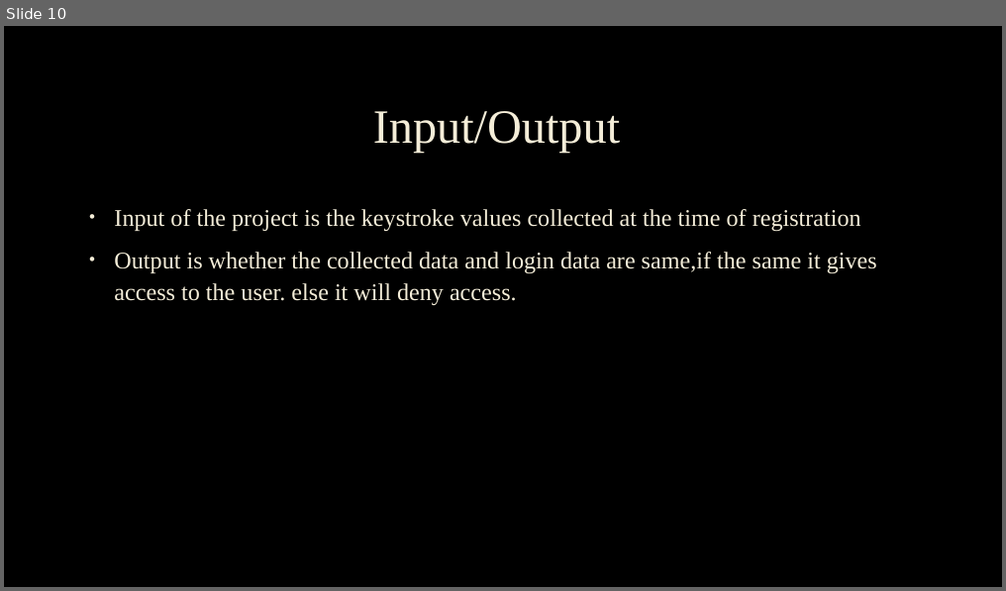
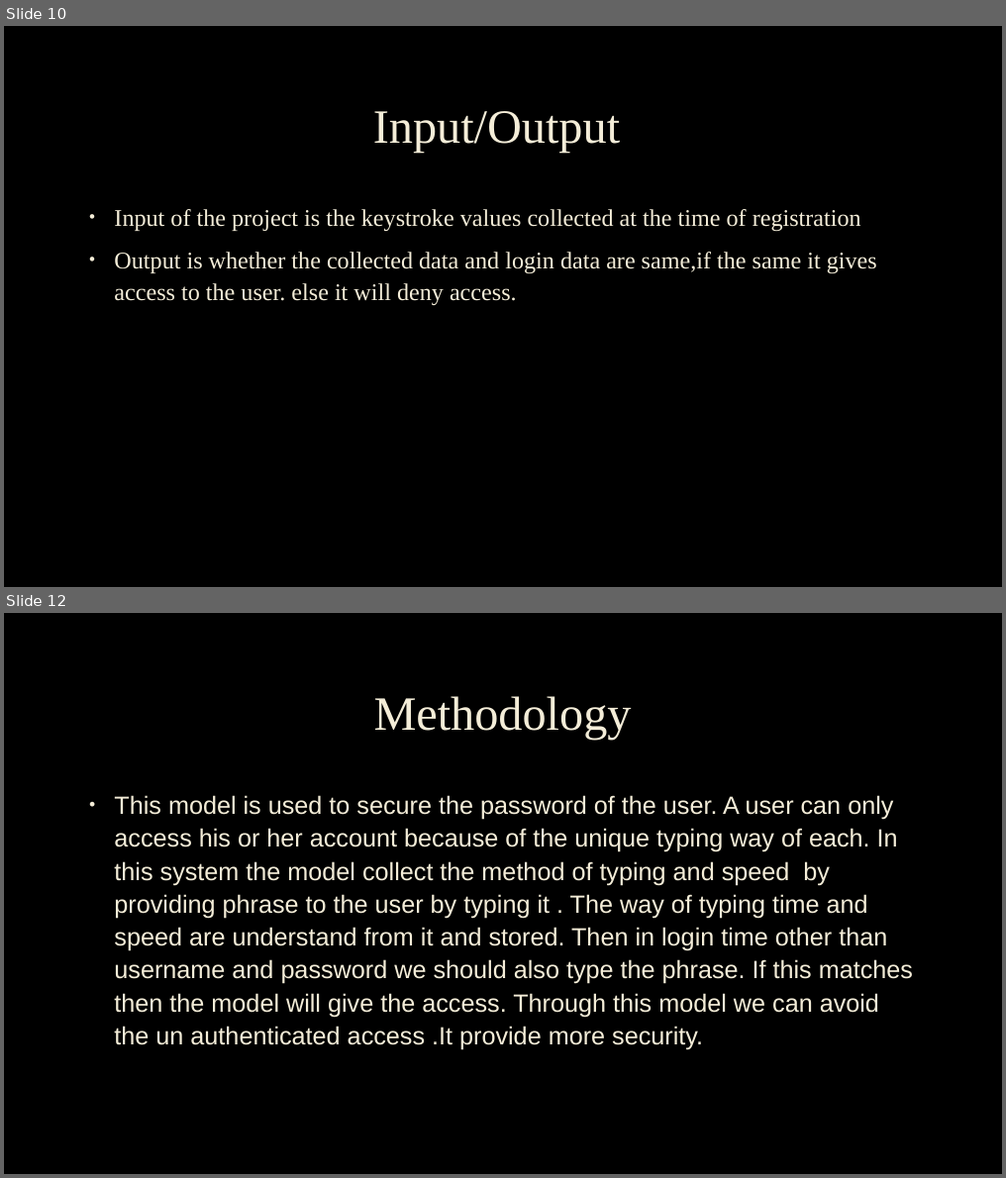
Before and after one commit to harshi-1/MainProject, a slide deck: User authentication using Keystroke Dynamics.pptx. Shown one above the other, each under a label of ours: slide 10 before the commit, slides 10 and 12 after it; the slides between them are not shown. The pictures are 1006x591 and 1006x1178 pixels, drawn with LibreOffice and Linux fonts; fonts in the diff are those of the drawing; background and template pictures are left out. Boxes give left, top, right and bottom in pixels: in the first picture for what was removed or moved away, otherwise in the second. Text is boxed around its words. In the diff, an @@ line names an element or a change of style, - is before the commit and + after.

```diff
--- a/User authentication using Keystroke Dynamics.pptx
+++ b/User authentication using Keystroke Dynamics.pptx
@@ slide 12 added at (x1=4, y1=613, x2=1002, y2=1174), background picture (left out) @@
@@ title added at (x1=374, y1=696, x2=632, y2=739), 46 pt, text #F4EDD8 @@
+Methodology
@@ text added at (x1=114, y1=795, x2=913, y2=1051), 24 pt, text #F4EDD8 @@
+• This model is used to secure the password of the user. A user can only access his or her account because of the unique typing way of each. In this system the model collect the method of typing and speed by providing phrase to the user by typing it . The way of typing time and speed are understand from it and stored. Then in login time other than username and password we should also type the phrase. If this matches then the model will give the access. Through this model we can avoid the un authenticated access .It provide more security.
```
Also in this commit, not shown: 1 slide changed, 6 other slides added, 5 slides removed.
